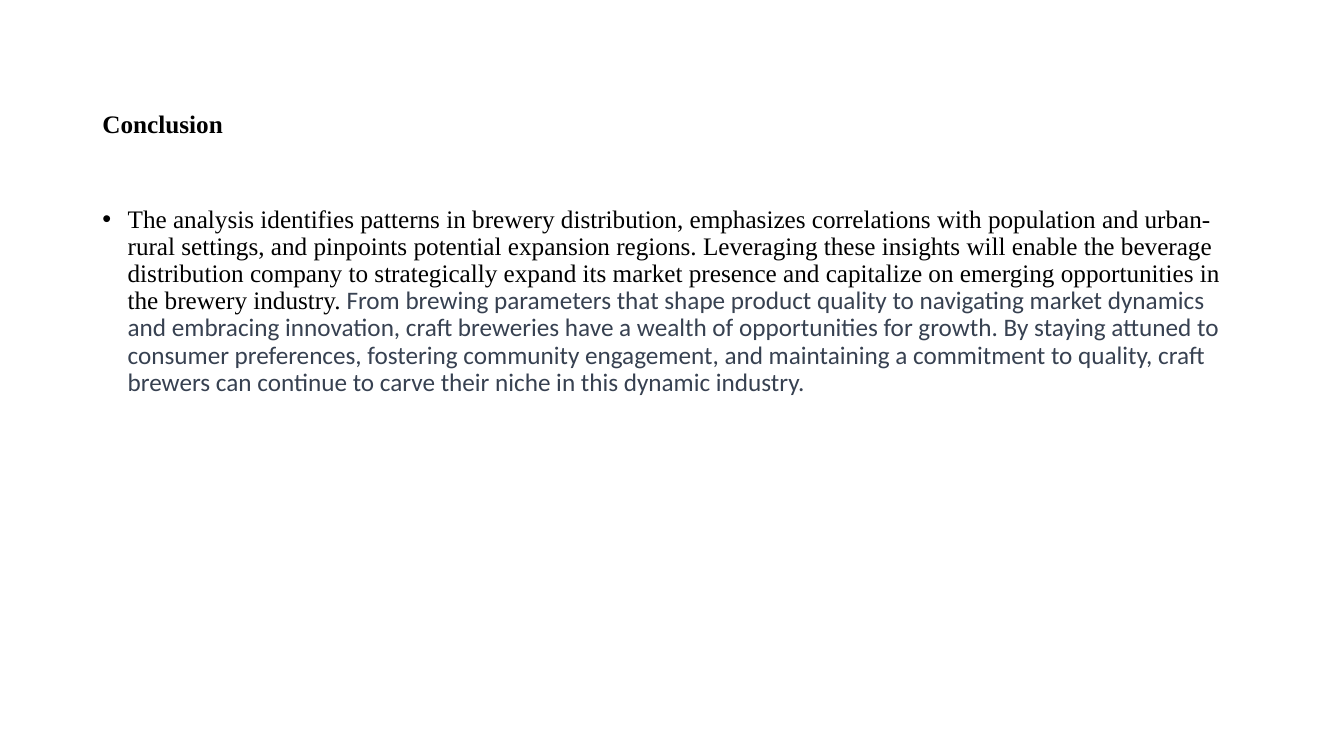
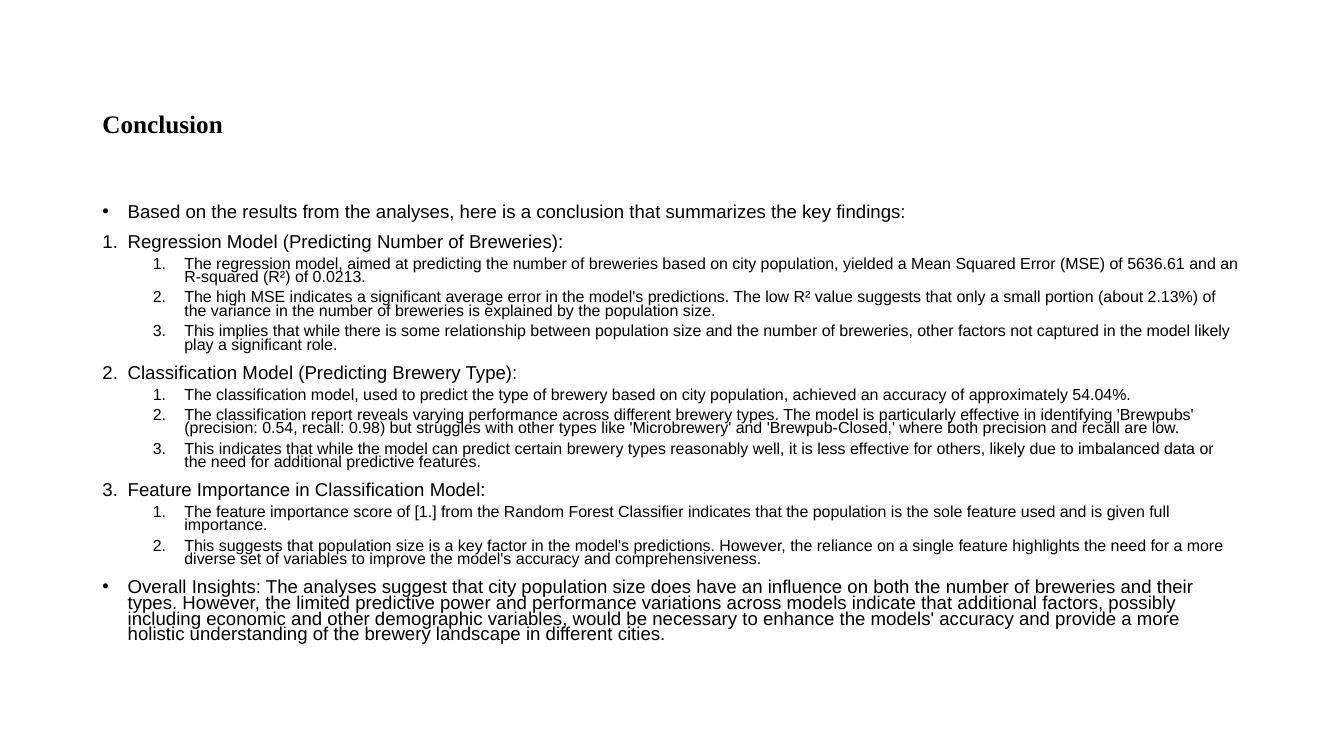
Before and after one commit to skabindra/dsc680, a slide deck: slide 9 of Week1-4/Presentation.pptx (slide 6 before the commit). Drawn at 1344x756 pixels with LibreOffice and Linux fonts; fonts in the diff are those of the drawing. Boxes give left, top, right and bottom in pixels: in the first picture for what was removed or moved away, otherwise in the second. Text is boxed around its words. In the diff, an @@ line names an element or a change of style, - is before the commit and + after.

```diff
--- a/Week1-4/Presentation.pptx
+++ b/Week1-4/Presentation.pptx
@@ text at box(128, 204, 1238, 644): text changed; size 18 to 11.4 pt; font Calibri to Arial; text colour #374151 to #000000 @@
-• The analysis identifies patterns in brewery distribution, emphasizes correlations with population and urban-rural settings, and pinpoints potential expansion regions. Leveraging these insights will enable the beverage distribution company to strategically expand its market presence and capitalize on emerging opportunities in the brewery industry. From brewing parameters that shape product quality to navigating market dynamics and embracing innovation, craft breweries have a wealth of opportunities for growth. By staying attuned to consumer preferences, fostering community engagement, and maintaining a commitment to quality, craft brewers can continue to carve their niche in this dynamic industry.
+• Based on the results from the analyses, here is a conclusion that summarizes the key findings:
+1. Regression Model (Predicting Number of Breweries):
+  1. The regression model, aimed at predicting the number of breweries based on city population, yielded a Mean Squared Error (MSE) of 5636.61 and an R-squared (R²) of 0.0213.
+  2. The high MSE indicates a significant average error in the model's predictions. The low R² value suggests that only a small portion (about 2.13%) of the variance in the number of breweries is explained by the population size.
+  3. This implies that while there is some relationship between population size and the number of breweries, other factors not captured in the model likely play a significant role.
+2. Classification Model (Predicting Brewery Type):
+  1. The classification model, used to predict the type of brewery based on city population, achieved an accuracy of approximately 54.04%.
+  2. The classification report reveals varying performance across different brewery types. The model is particularly effective in identifying 'Brewpubs' (precision: 0.54, recall: 0.98) but struggles with other types like 'Microbrewery' and 'Brewpub-Closed,' where both precision and recall are low.
+  3. This indicates that while the model can predict certain brewery types reasonably well, it is less effective for others, likely due to imbalanced data or the need for additional predictive features.
+3. Feature Importance in Classification Model:
+  1. The feature importance score of [1.] from the Random Forest Classifier indicates that the population is the sole feature used and is given full importance.
+  2. This suggests that population size is a key factor in the model's predictions. However, the reliance on a single feature highlights the need for a more diverse set of variables to improve the model's accuracy and comprehensiveness.
+• Overall Insights: The analyses suggest that city population size does have an influence on both the number of breweries and their types. However, the limited predictive power and performance variations across models indicate that additional factors, possibly including economic and other demographic variables, would be necessary to enhance the models' accuracy and provide a more holistic understanding of the brewery landscape in different cities.
```
Also in this commit, not shown: 1 other slide changed, 3 slides added, 7 other files.
